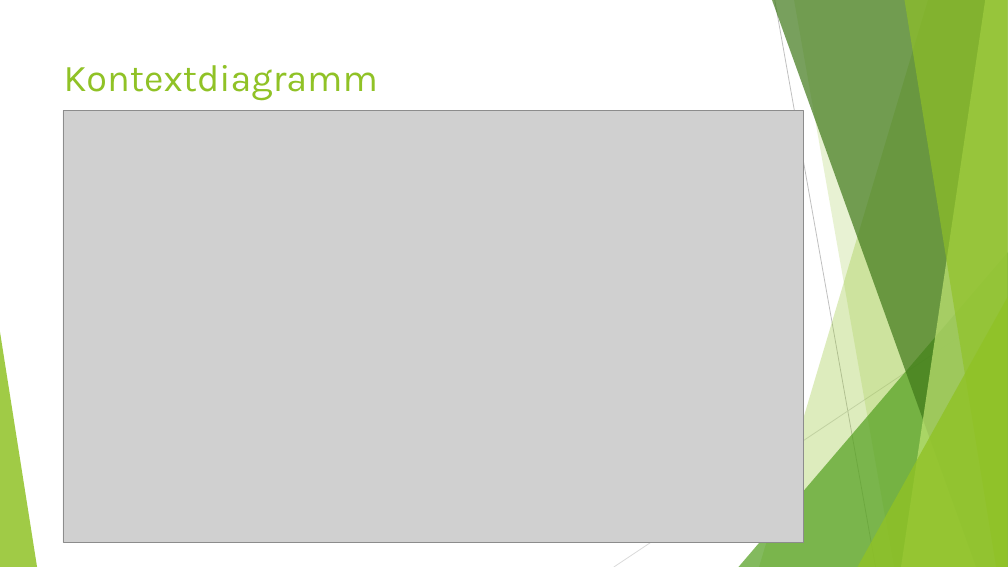
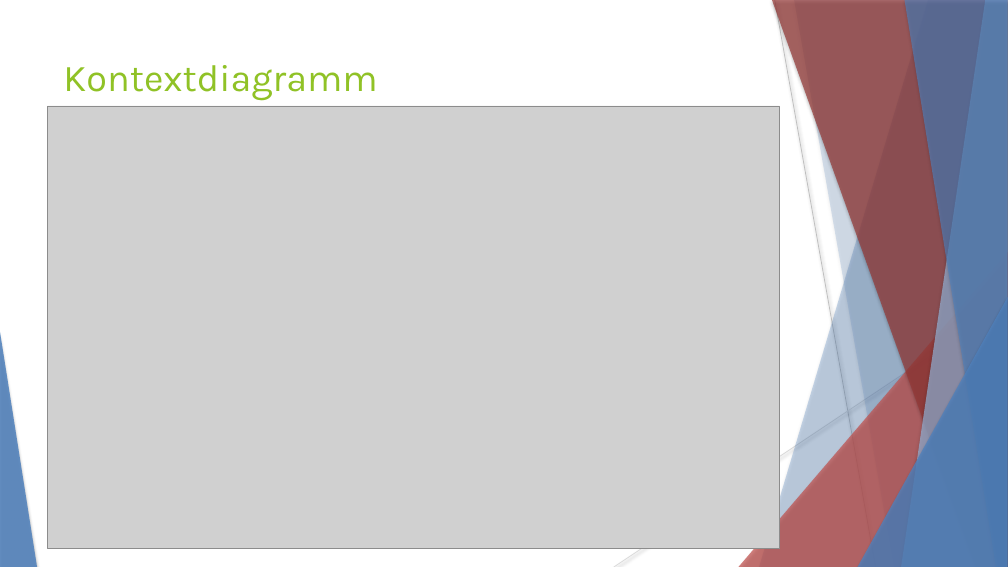
Before and after one commit to jnk111/AI_Praktikum, a slide deck: slide 2 of Aufgaben/P1/Loesung/AIP_Anforderungen.pptx. Drawn at 1008x567 pixels with LibreOffice and Linux fonts; fonts in the diff are those of the drawing; grey boxes stand for pictures. Boxes give left, top, right and bottom in pixels: in the first picture for what was removed or moved away, otherwise in the second. Text is boxed around its words. In the diff, an @@ line names an element or a change of style, - is before the commit and + after.

```diff
--- a/Aufgaben/P1/Loesung/AIP_Anforderungen.pptx
+++ b/Aufgaben/P1/Loesung/AIP_Anforderungen.pptx
@@ freeform shape at (759, 0, 1008, 567): fill #90C226 at 30% opacity to #4F81BD at 30% opacity; shadow on @@
@@ freeform shape at (772, 0, 1008, 567): fill #3F7819 at 70% opacity to #953735 at 70% opacity; shadow on @@
@@ line (775, 0) - (876, 567): stroke #BFBFBF 0.75 pt to #BFBFBF 0.74 pt @@
@@ freeform shape at (794, 0, 1008, 567): fill #90C226 at 20% opacity to #4F81BD at 20% opacity; shadow on; outline redrawn @@
@@ freeform shape at (901, 0, 1008, 567): fill #C0E474 at 70% opacity to #95B3D7 at 70% opacity; shadow on @@
@@ freeform shape at (904, 0, 1008, 567): fill #90C226 at 65% opacity to #4F81BD at 65% opacity; shadow on @@
@@ picture: place and size @@
-picture at (63, 110, 803, 542)
+picture at (48, 106, 780, 549)
@@ triangle at (739, 252, 1008, 567): fill #54A021 at 72% opacity to #C0504D at 72% opacity; shadow on @@
@@ triangle at (858, 297, 1008, 567): fill #90C226 at 80% opacity to #4F81BD at 80% opacity; shadow on @@
@@ line (1008, 305) - (614, 567): stroke #D9D9D9 0.75 pt to #D9D9D9 0.74 pt @@
@@ triangle at (0, 332, 37, 567): fill #90C226 at 85% opacity to #4F81BD at 85% opacity; shadow on @@
```
Also in this commit, not shown: 4 other slides changed, 1 other file.
